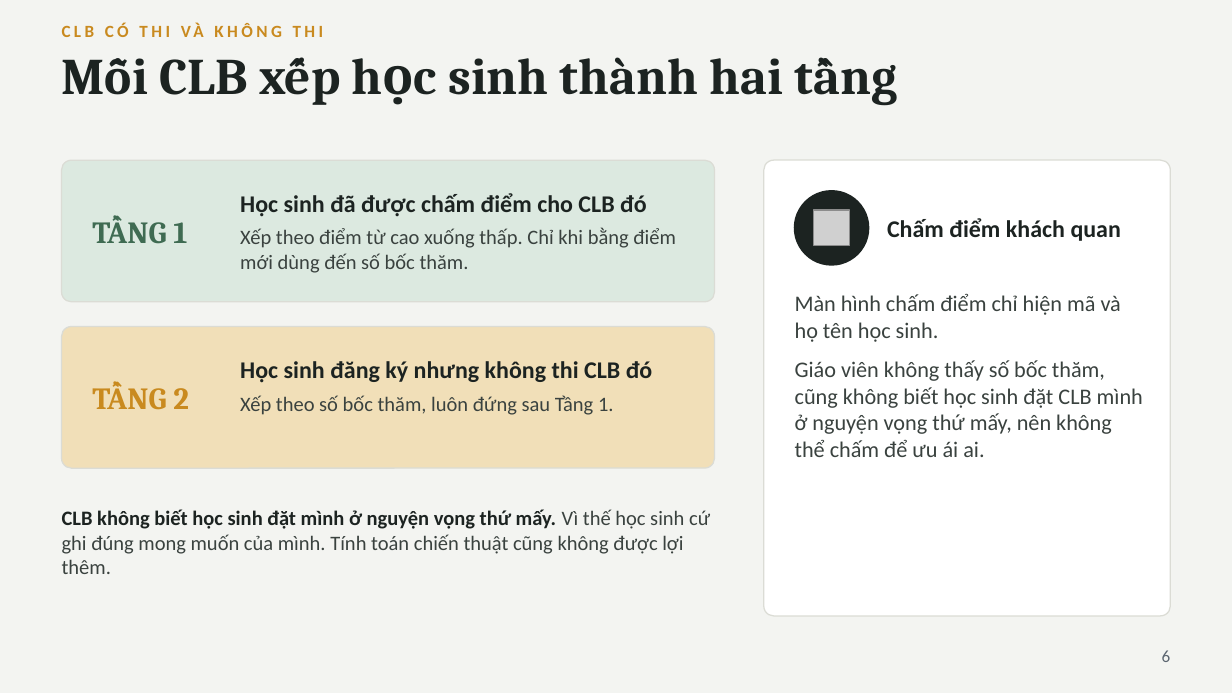
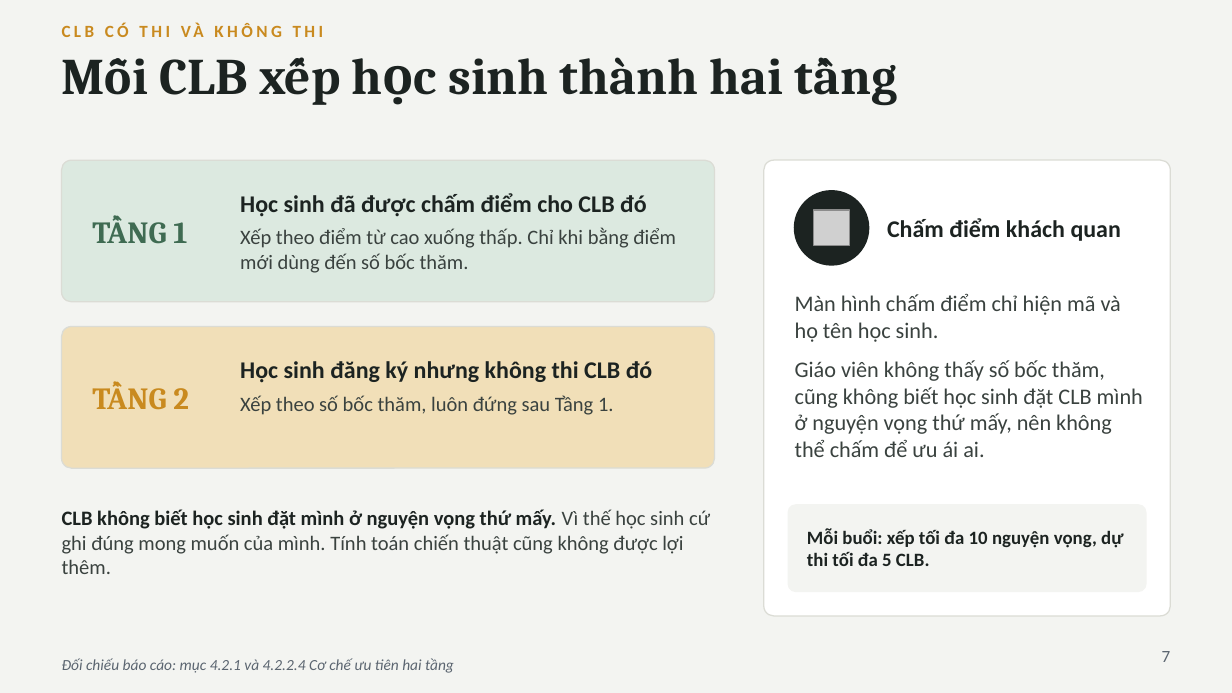
Before and after one commit to nguyenphanvantruong6969-arch/rbda-kiosk, a slide deck: slide 7 of TRINH_BAY_BAN_GIAM_HIEU.pptx (slide 6 before the commit). Drawn at 1232x693 pixels with LibreOffice and Linux fonts; fonts in the diff are those of the drawing; grey boxes stand for pictures. Boxes give left, top, right and bottom in pixels: in the first picture for what was removed or moved away, otherwise in the second. Text is boxed around its words. In the diff, an @@ line names an element or a change of style, - is before the commit and + after.

```diff
--- a/TRINH_BAY_BAN_GIAM_HIEU.pptx
+++ b/TRINH_BAY_BAN_GIAM_HIEU.pptx
@@ rounded rectangle added at (788,505,1146,591), fill #F3F4F1, outline #F3F4F1 1 pt @@
@@ text added at (807,528,1123,566), 11 pt, text #1C2321, bold @@
+Mỗi buổi: xếp tối đa 10 nguyện vọng, dự thi tối đa 5 CLB.
@@ text added at (62,658,454,673), 9 pt, text #5B6570, italic @@
+Đối chiếu báo cáo: mục 4.2.1 và 4.2.2.4 Cơ chế ưu tiên hai tầng
@@ text at (1162,651,1171,662): text changed @@
-6
+7
```
Also in this commit, not shown: 10 other slides changed, 2 slides added.
